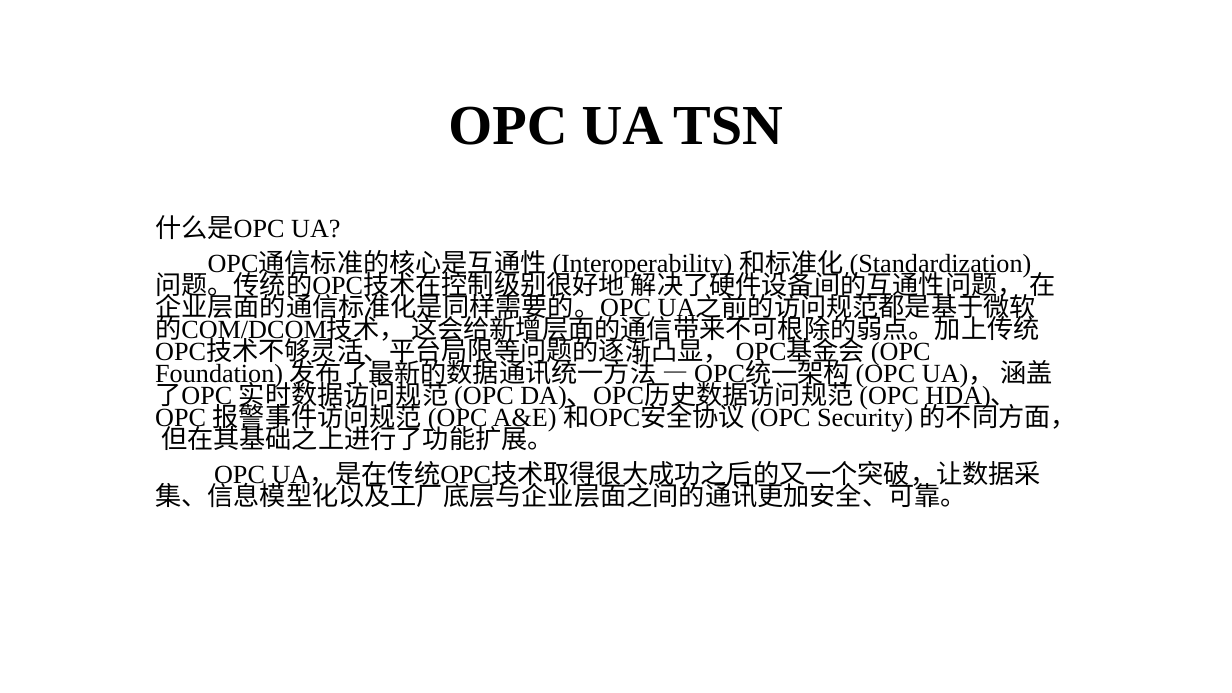
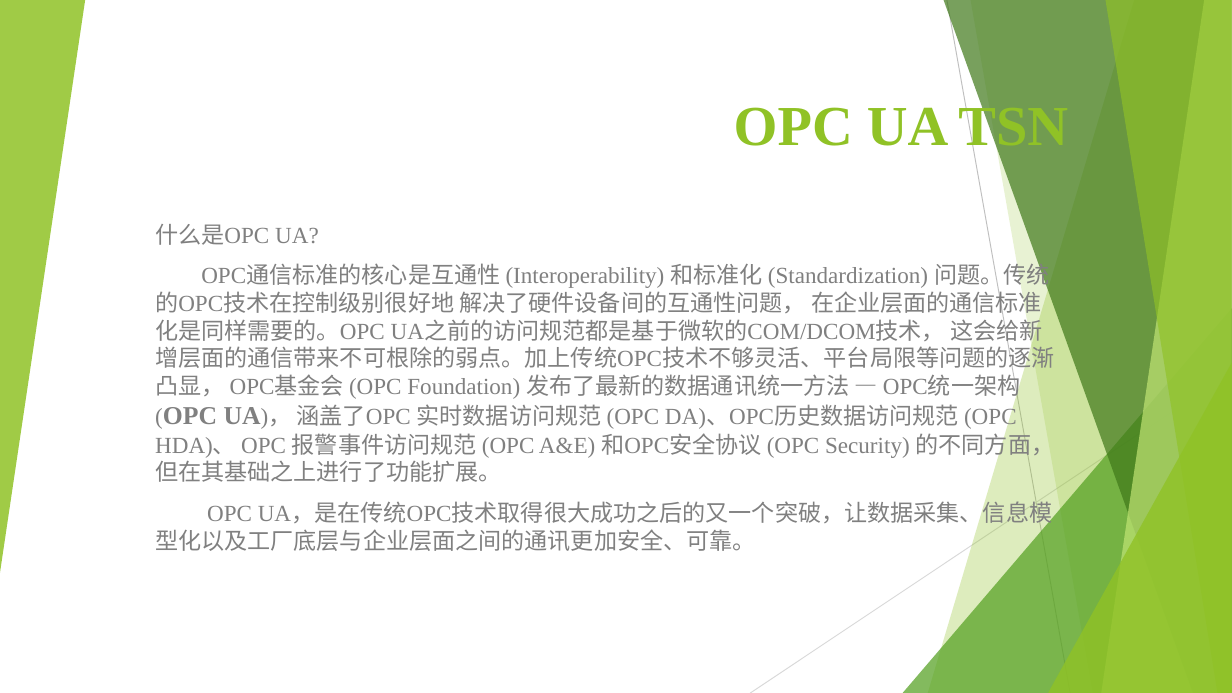
Before and after one commit to marinajacks/powerlink, a slide deck: slide 1 of 研究组会/组会PPT.pptx. Drawn at 1232x693 pixels with LibreOffice and Linux fonts; fonts in the diff are those of the drawing. Boxes give left, top, right and bottom in pixels: in the first picture for what was removed or moved away, otherwise in the second. Text is boxed around its words. In the diff, an @@ line names an element or a change of style, - is before the commit and + after.

```diff
--- a/研究组会/组会PPT.pptx
+++ b/研究组会/组会PPT.pptx
@@ group added at [0,0,1232,693]: 5 freeform shapes, 3 triangles, 2 lines @@
@@ title "OPC UA TSN" at [734,101,1068,156]: text colour #000000 to #90C226; alignment centre to right; line spacing 0.9 to 1 @@
@@ subtitle "什么是OPC UA?" at [155,224,1055,551]: size 20.4 to 18 pt, text colour #000000 to #808080; size 20.4 to 20 pt, bold on in "(OPC UA)，"; line spacing 0.7 to 1 @@
```
Also in this commit, not shown: 4 other slides changed, 1 slide added, 1 slide removed, 1 other file.
